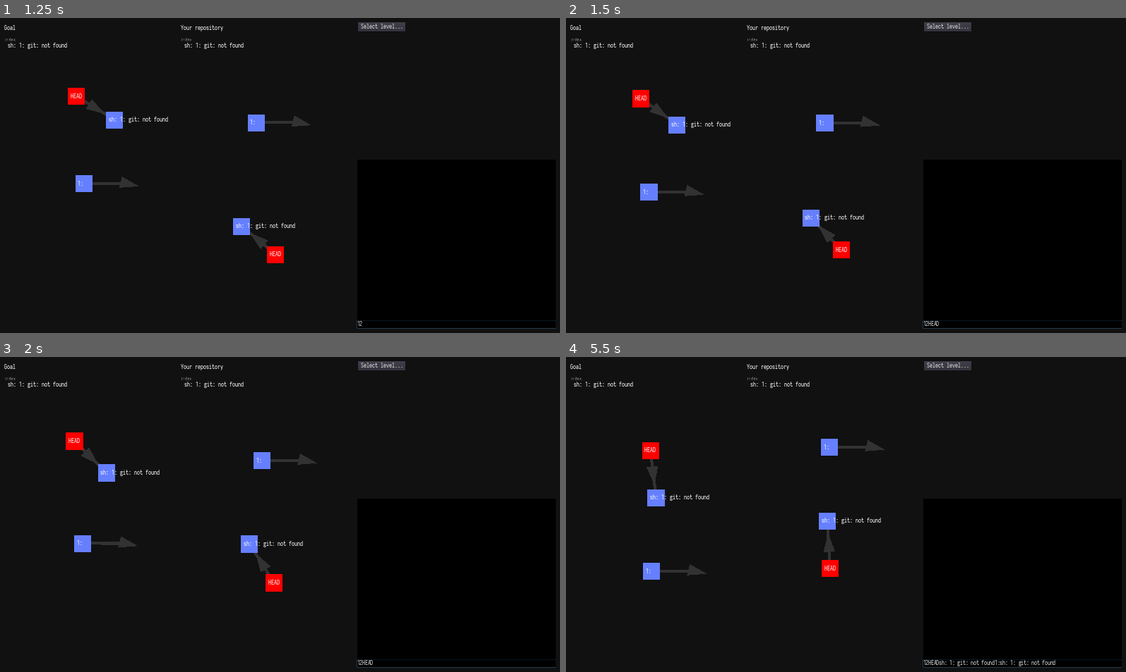
Above: before the commit, frames 1-4 (two rows, left to right).
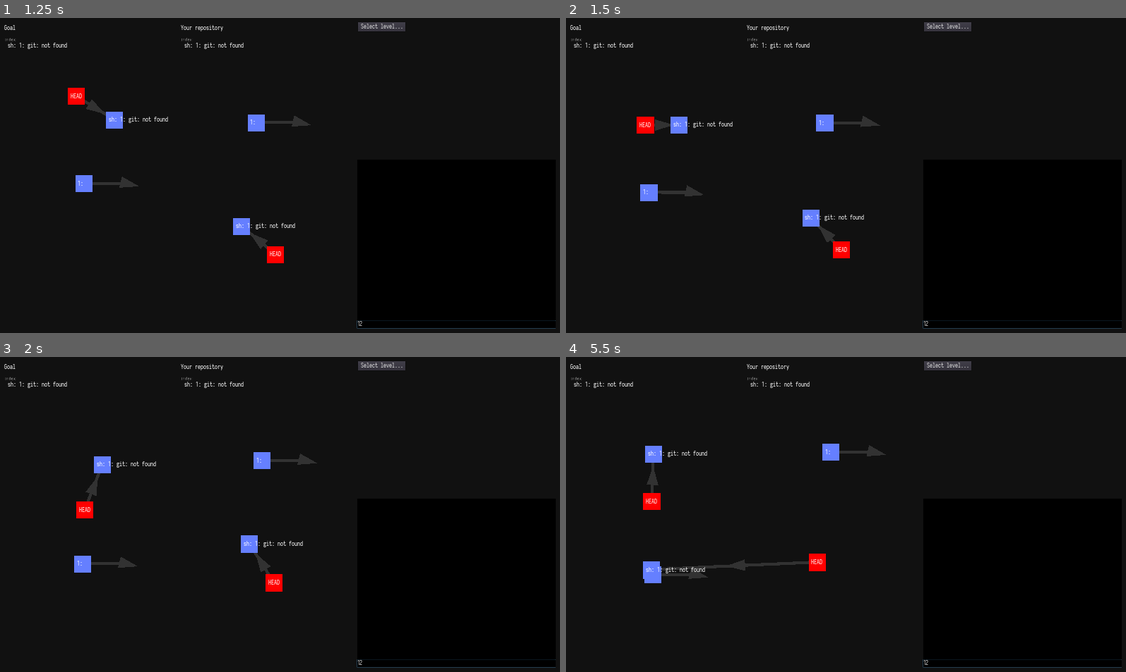
Above: after the commit, the same moments.

Repository: git-learning-game/oh-my-git
Game: Godot game, scene res://main.tscn
Same seed, same stepped clock (60 frames per second), same inputs: the game is played once before the commit and once after it.
Inputs (mouse positions are in pixels of both pictures, inside the frame that each line leads up to):
- Up to frame 1 (1.25 s): click (453, 323) at 0.52 s; type "12" at 0.6 s
- Up to frame 2 (1.5 s): drag from (644, 96) to (650, 184) at 1.27 s
- Up to frame 3 (2 s): no input
- Up to frame 4 (5.5 s): drag from (672, 473) to (650, 542) at 2.02 s; move the mouse to (650, 555) at 2.77 s; hold Right (right) 2.78-3.5 s; click (650, 555) at 2.85 s; click "Select level..." at 3.5 s; drag from (829, 571) to (661, 495) at 4.27 s; drag from (829, 520) to (650, 571) at 5.02 s

Frame 1 is identical in both runs. In frame 2, 0.6% of the frame differs, in the area x 11-67%, y 22-98%; in frame 3, 1.4%; in frame 4, 2.2%, in the area x 13-88%, y 25-99%.

Commit message:
Add back drag-n-drop for nodes (with left click). Copy ID with right click.

Diff:
--- a/node.gd
+++ b/node.gd
@@ -7,6 +7,7 @@
 
 var children = {} setget children_set
 var id_always_visible = false
+var held = false
 
 var arrow = preload("res://arrow.tscn")
 
@@ -14,6 +15,9 @@
 	pass
 
 func _process(delta):
+	if held:
+		global_position = get_global_mouse_position()
+
 	for c in children.keys():
 		if get_node("..").objects.has(c):
 			var other = get_node("..").objects[c]
@@ -80,7 +84,11 @@
 		$ID.visible = false
 
 func _input_event(viewport, event, shape_idx):
-	if event is InputEventMouseButton and event.pressed:
-		var input = get_tree().get_current_scene().find_node("Terminal").find_node("Control").find_node("Input")
-		input.text += $ID.text
-		input.caret_position = input.text.length()
+	if event is InputEventMouseButton:
+		if event.button_index == BUTTON_LEFT:
+			held = event.pressed
+		if event.button_index == BUTTON_RIGHT:
+			if event.pressed:
+				var input = get_tree().get_current_scene().find_node("Terminal").find_node("Control").find_node("Input")
+				input.text += $ID.text
+				input.caret_position = input.text.length()
